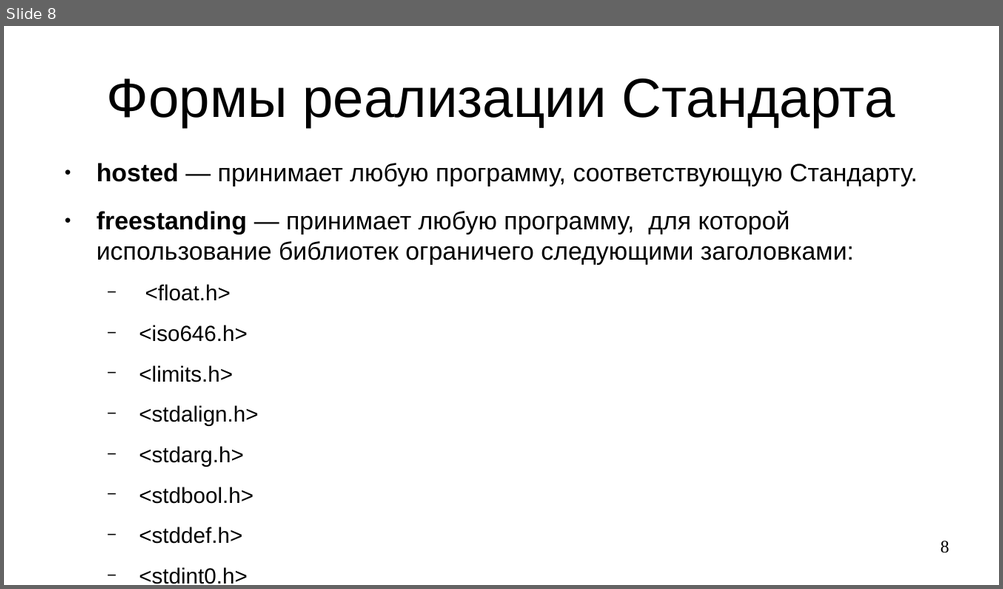
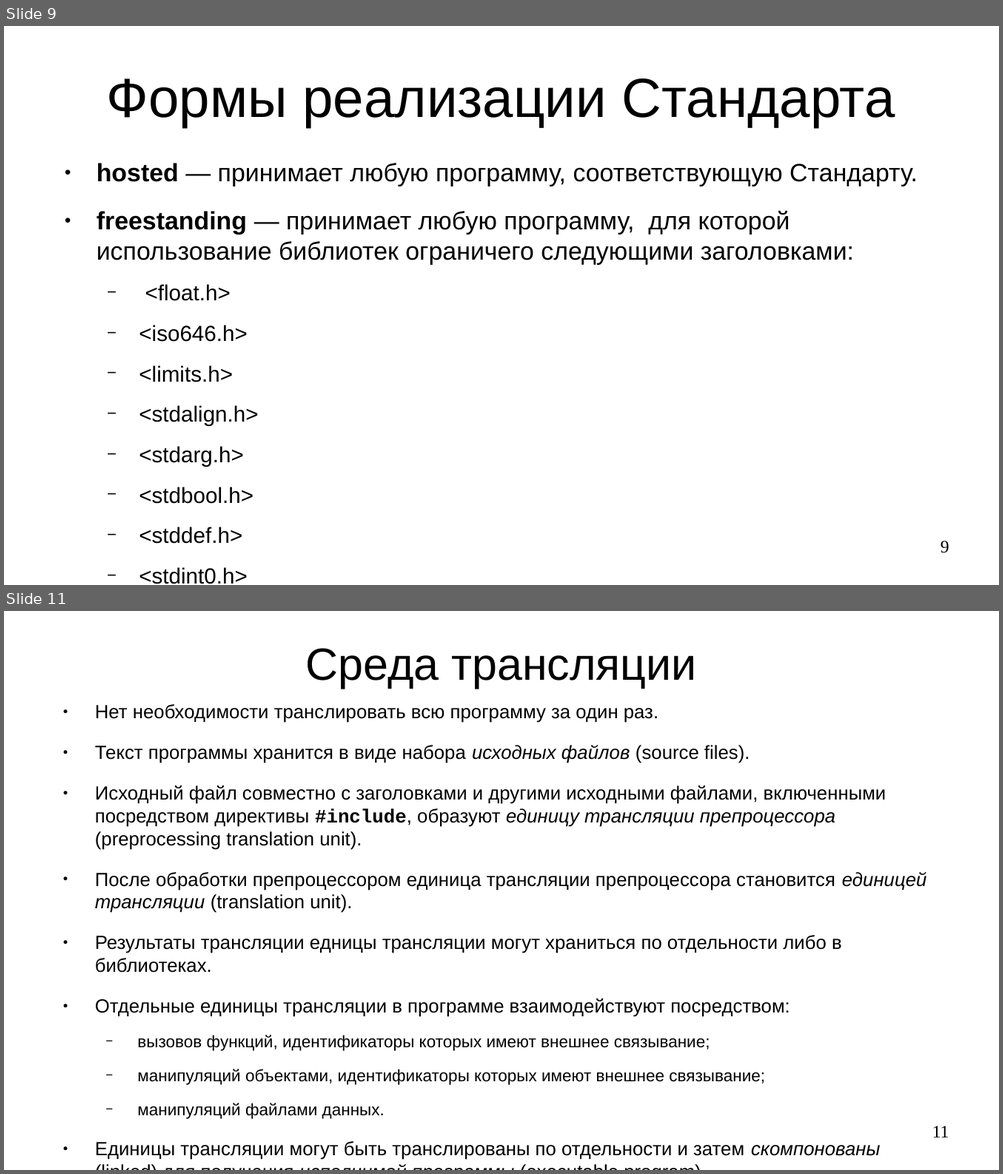
Before and after one commit to steelcraft/stud-lab, a slide deck: Лекции/CACP01.odp. Shown one above the other, each under a label of ours: slide 8 before the commit, slides 9 and 11 after it; the slides between them are not shown. The pictures are 1003x589 and 1003x1174 pixels, drawn with LibreOffice and Linux fonts; fonts in the diff are those of the drawing. Boxes give left, top, right and bottom in pixels: in the first picture for what was removed or moved away, otherwise in the second. Text is boxed around its words. In the diff, an @@ line names an element or a change of style, - is before the commit and + after.

```diff
--- a/Лекции/CACP01.odp
+++ b/Лекции/CACP01.odp
@@ slide 11 added at bbox=[4, 611, 999, 1170], background #FFFFFF @@
@@ title added at bbox=[306, 648, 696, 688], 36 pt, text #000000 @@
+Среда трансляции
@@ text added at bbox=[95, 704, 926, 1160], 15.2 pt, text #000000 @@
+● Нет необходимости транслировать всю программу за один раз.
+● Текст программы хранится в виде набора исходных файлов (source files).
+● Исходный файл совместно с заголовками и другими исходными файлами, включенными посредством директивы #include, образуют единицу трансляции препроцессора (preprocessing translation unit).
+● После обработки препроцессором единица трансляции препроцессора становится единицей трансляции (translation unit).
+● Результаты трансляции едницы трансляции могут храниться по отдельности либо в библиотеках.
+● Отдельные единицы трансляции в программе взаимодействуют посредством:
+  − вызовов функций, идентификаторы которых имеют внешнее связывание;
+  − манипуляций объектами, идентификаторы которых имеют внешнее связывание;
+  − манипуляций файлами данных.
+● Единицы трансляции могут быть транслированы по отдельности и затем скомпонованы (linked) для получения исполнимой программы (executable program).
@@ page number added at bbox=[932, 1126, 949, 1138], 14 pt, text #000000 @@
+11
@@ what was slide 8 is now slide 9 @@
@@ page number at bbox=[940, 541, 949, 554]: text changed @@
-8
+9
```
Also in this commit, not shown: 5 other slides added, 1 slide removed.
